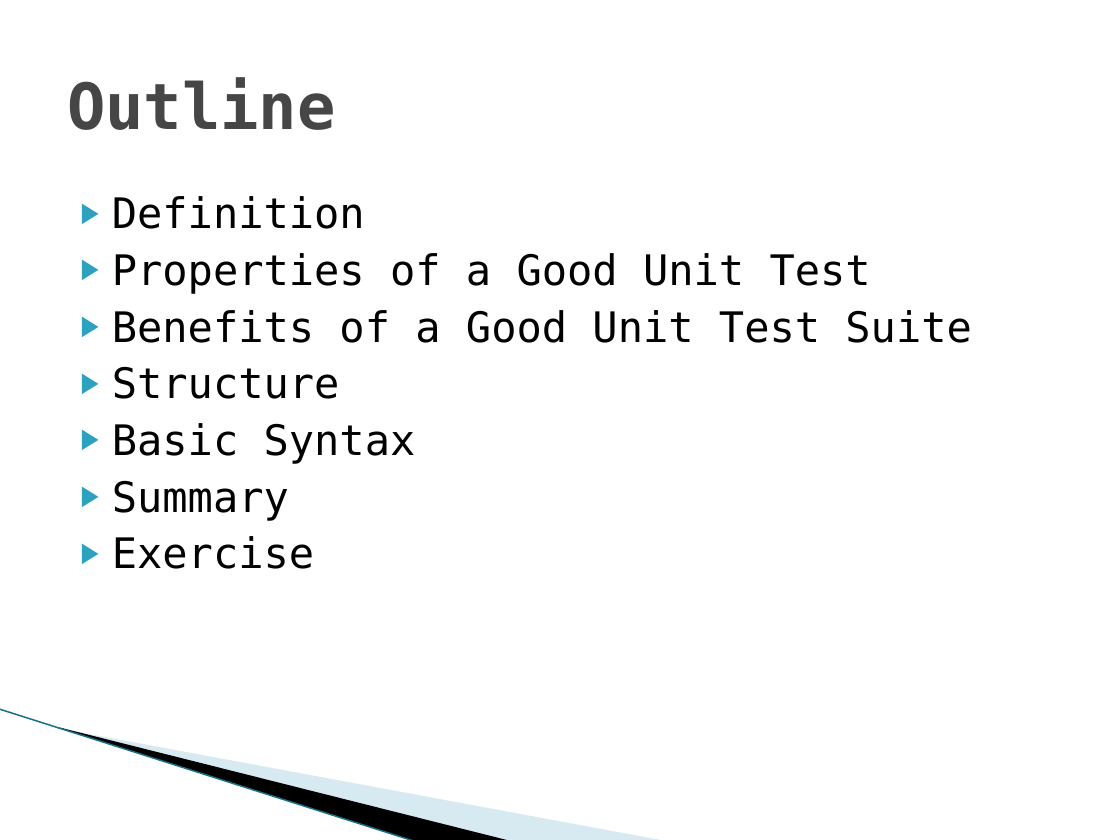
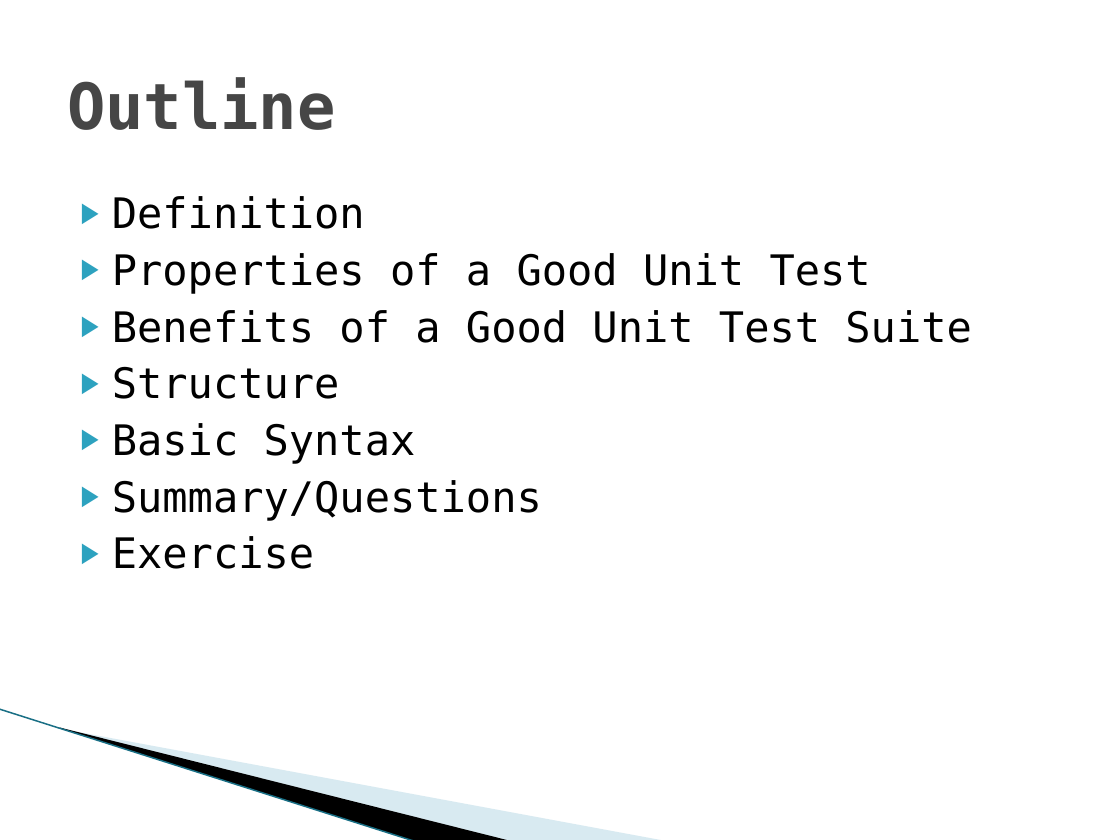
Before and after one commit to roddewit/unit-test-training, a slide deck: slide 2 of Docs/Basic Unit Testing.pptx. Drawn at 1120x840 pixels with LibreOffice and Linux fonts; fonts in the diff are those of the drawing; background and template pictures are left out. Boxes give left, top, right and bottom in pixels: in the first picture for what was removed or moved away, otherwise in the second. Text is boxed around its words. In the diff, an @@ line names an element or a change of style, - is before the commit and + after.

```diff
--- a/Docs/Basic Unit Testing.pptx
+++ b/Docs/Basic Unit Testing.pptx
@@ text at (112, 480, 542, 521): text changed @@
-▶ Summary
+▶ Summary/Questions
```
Also in this commit, not shown: 4 other slides changed, 1 slide added.
